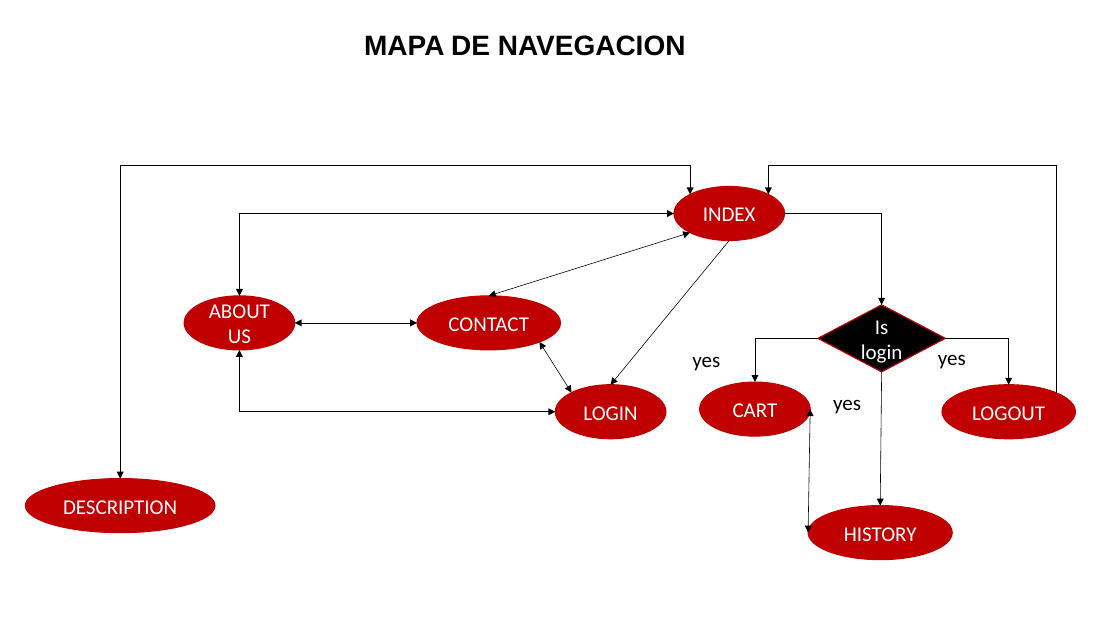
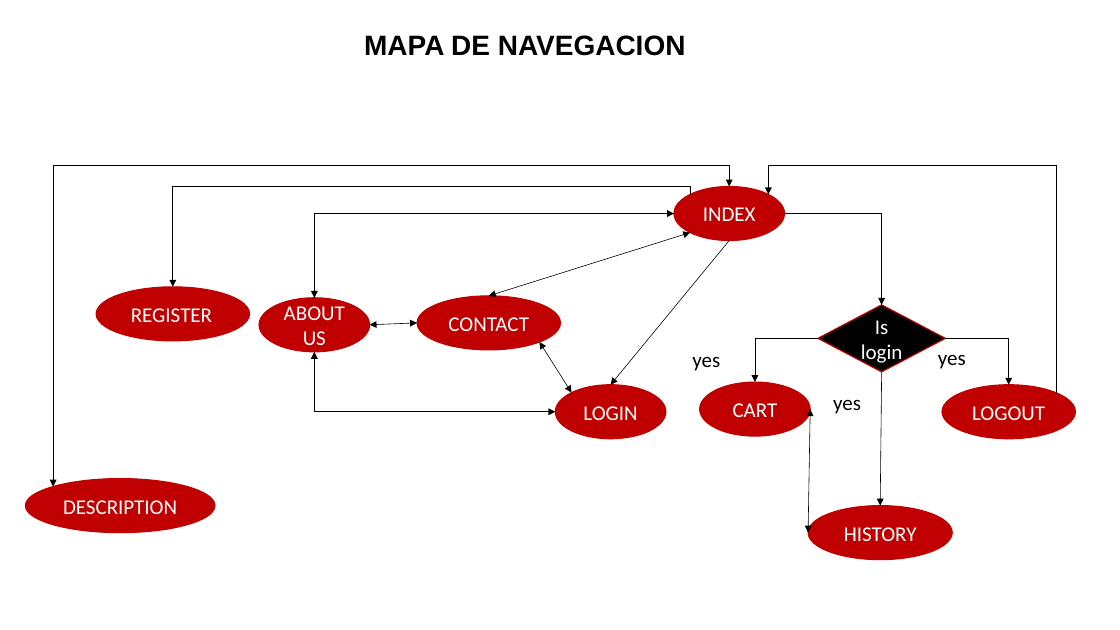
Before and after one commit to rtemis/1311_Hadeed_Gonzalez_p1, a slide deck: slide 10 of memoria.pptx. Drawn at 1120x630 pixels with LibreOffice and Linux fonts; fonts in the diff are those of the drawing. Boxes give left, top, right and bottom in pixels: in the first picture for what was removed or moved away, otherwise in the second. Text is boxed around its words. In the diff, an @@ line names an element or a change of style, - is before the commit and + after.

Commit message:
memoria

```diff
--- a/memoria.pptx
+++ b/memoria.pptx
@@ elbow double arrow moved from (691, 194) - (120, 479) to (729, 187) - (53, 486) @@
@@ elbow arrow added from (691, 194) to (173, 287), #000000 0.5 pt @@
@@ elbow double arrow moved from (674, 213) - (239, 296) to (674, 213) - (314, 298) @@
@@ ellipse added at (x1=96, y1=287, x2=250, y2=340), fill #C00000, outline #C00000 1 pt, 18 pt, text #FFFFFF @@
+REGISTER
@@ ellipse "ABOUT US" moved from (x1=184, y1=296, x2=295, y2=350) to (x1=259, y1=298, x2=370, y2=352) @@
@@ double arrow moved from (417, 323) - (295, 323) to (417, 323) - (370, 325) @@
@@ elbow double arrow moved from (555, 412) - (239, 350) to (555, 412) - (314, 352) @@
```
